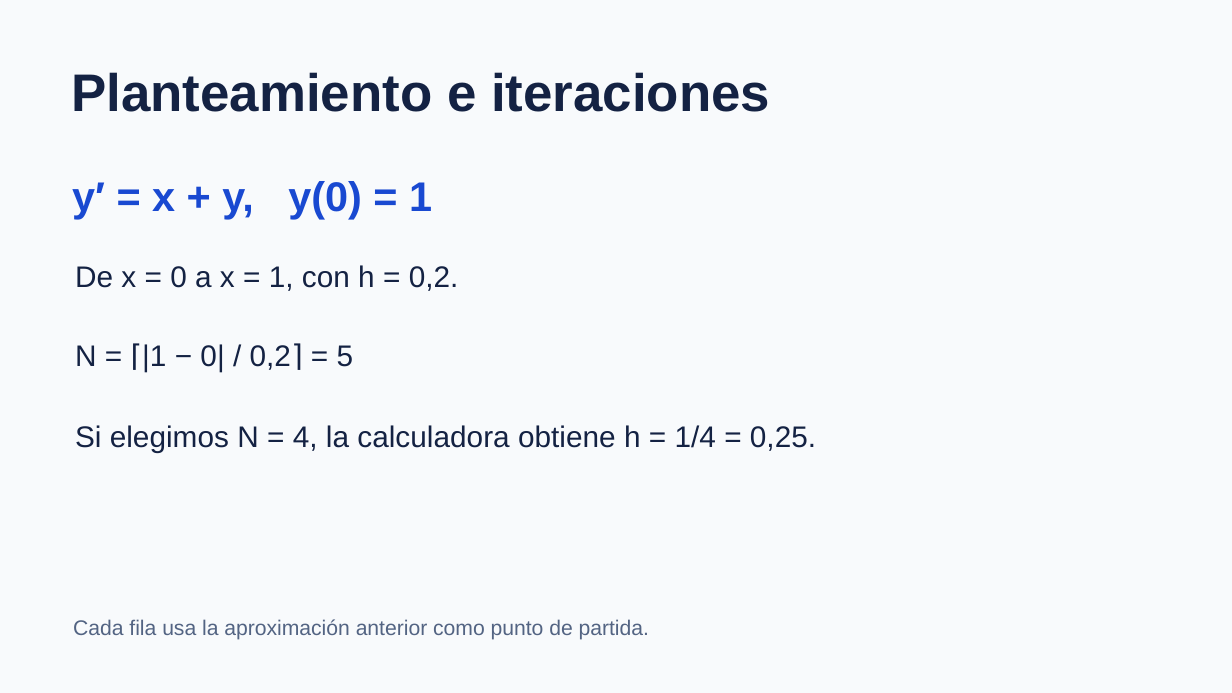
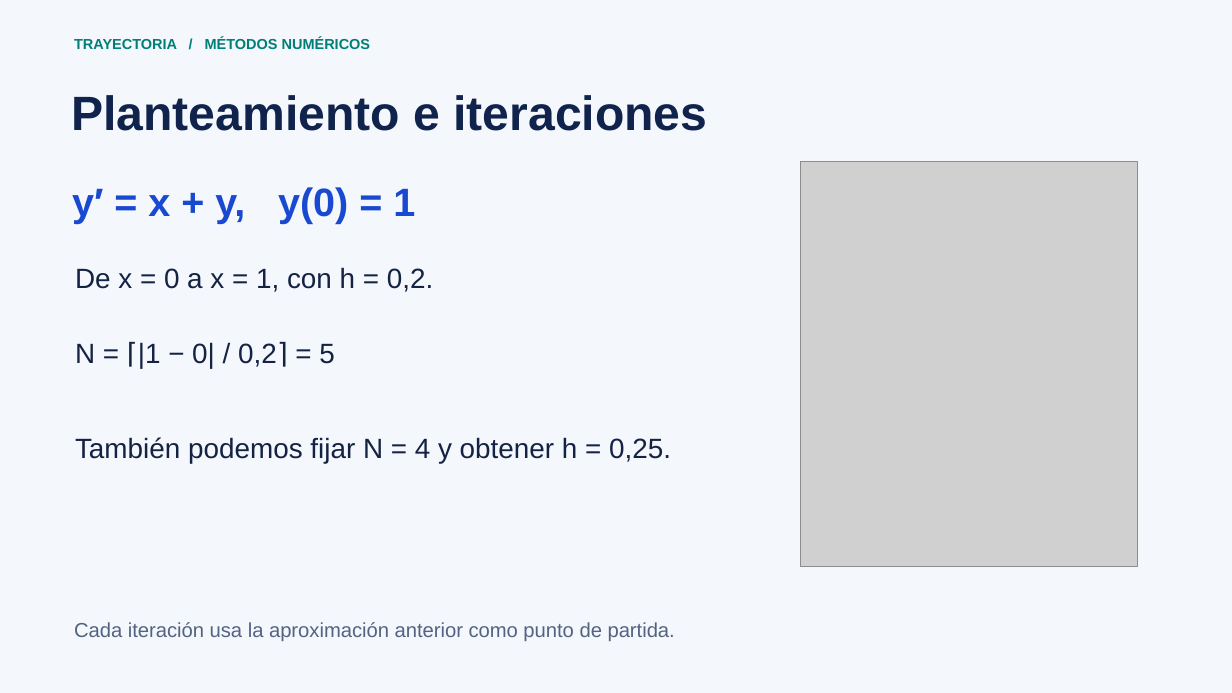
Before and after one commit to Quetzalq4321q/metodos-numericos, a slide deck: slide 3 of output/Trayectoria-Demostracion.pptx. Drawn at 1232x693 pixels with LibreOffice and Linux fonts; fonts in the diff are those of the drawing; grey boxes stand for pictures. Boxes give left, top, right and bottom in pixels: in the first picture for what was removed or moved away, otherwise in the second. Text is boxed around its words. In the diff, an @@ line names an element or a change of style, - is before the commit and + after.

```diff
--- a/output/Trayectoria-Demostracion.pptx
+++ b/output/Trayectoria-Demostracion.pptx
@@ background #F8FAFC to #F4F7FB @@
@@ text added at (74, 37, 371, 49), 11.2 pt, text #007F78, bold @@
+TRAYECTORIA / MÉTODOS NUMÉRICOS
@@ text "Planteamiento e iteraciones": place and size @@
-text "Planteamiento e iteraciones" at (71, 72, 770, 112)
+text "Planteamiento e iteraciones" at (71, 95, 707, 131)
@@ text "Planteamiento e iteraciones" at (71, 95, 707, 131): size 41.2 to 37.5 pt, text colour #142243 to #10234C @@
@@ text "y′ = x + y, ..." at (72, 187, 415, 224): size 32.2 to 30.8 pt @@
@@ picture added at (801, 162, 1139, 567) @@
@@ text "De x = 0 a ..." at (75, 267, 433, 292): size 23.2 to 21.8 pt @@
@@ text "N = ⌈|1 − 0| ..." at (75, 342, 334, 368): size 23.2 to 21.8 pt @@
@@ text at (75, 437, 671, 463): text changed; size 23.2 to 21.8 pt @@
-Si elegimos N = 4, la calculadora obtiene h = 1/4 = 0,25.
+También podemos fijar N = 4 y obtener h = 0,25.
@@ text at (74, 622, 675, 641): text changed; size 16.5 to 15.8 pt @@
-Cada fila usa la aproximación anterior como punto de partida.
+Cada iteración usa la aproximación anterior como punto de partida.
```
Also in this commit, not shown: 4 other slides changed, 3 slides added, 3 slides removed, 11 other files.
